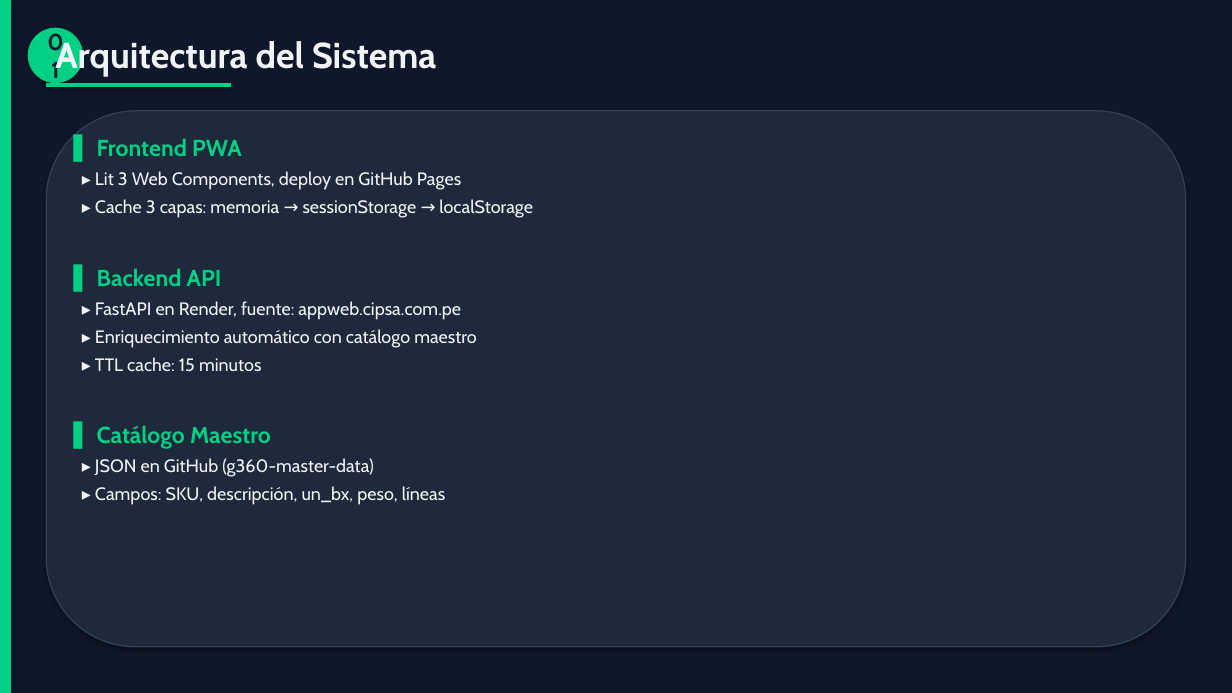
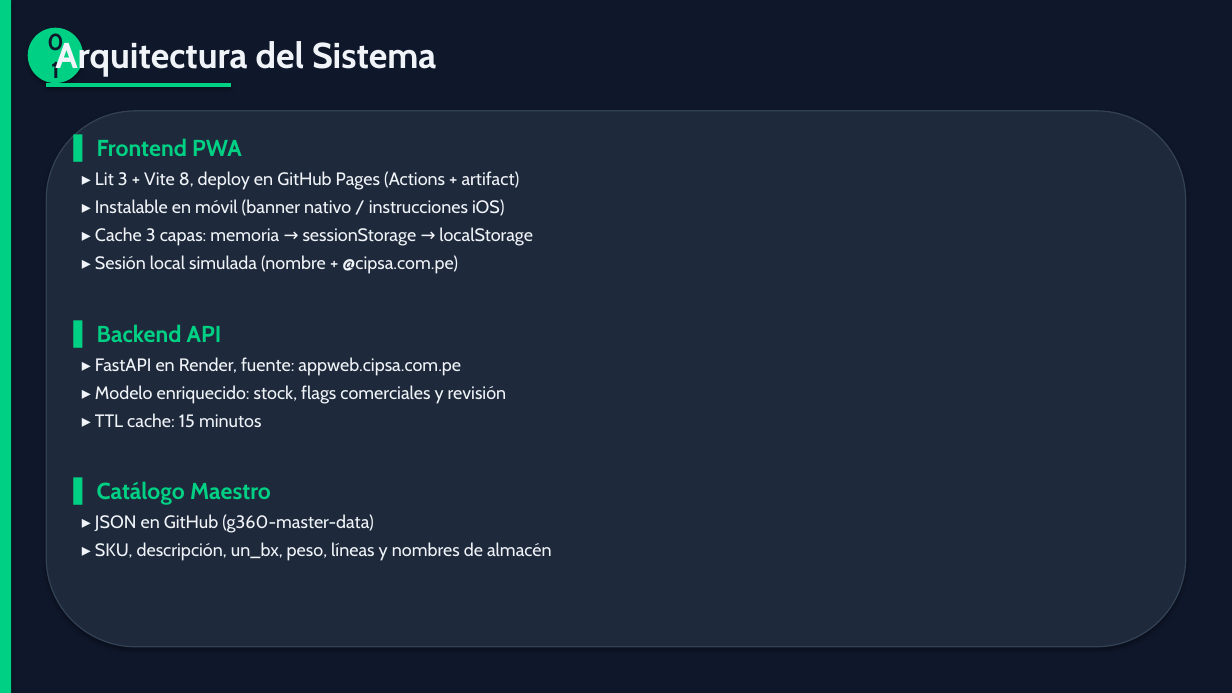
Before and after one commit to carloscus/g360-stock-reporter, a slide deck: slide 2 of scripts/StockPulse_Manual_Tecnico.pptx. Drawn at 1232x693 pixels with LibreOffice and Linux fonts; fonts in the diff are those of the drawing. Boxes give left, top, right and bottom in pixels: in the first picture for what was removed or moved away, otherwise in the second. Text is boxed around its words. In the diff, an @@ line names an element or a change of style, - is before the commit and + after.

Commit message:
docs: actualizar manual tecnico (12 slides) al estado actual
- Estado y Alertas como modulos separados; arbol 3 niveles y worklist
- Busqueda avanzada multi-select y compartir SKU/VES con respaldo
- Jerarquia completa VES/129/40/121/92/122 y perfiles XLSX
- Acceso local simulado y CI/CD con tests (Node 22, Actions + artifact)

```diff
--- a/scripts/StockPulse_Manual_Tecnico.pptx
+++ b/scripts/StockPulse_Manual_Tecnico.pptx
@@ text at (x1=95, y1=171, x2=520, y2=216): text changed @@
-▸ Lit 3 Web Components, deploy en GitHub Pages
+▸ Lit 3 + Vite 8, deploy en GitHub Pages (Actions + artifact)
+▸ Instalable en móvil (banner nativo / instrucciones iOS)
@@ text at (x1=95, y1=255, x2=458, y2=274): paragraph added @@
+▸ Sesión local simulada (nombre + @cipsa.com.pe)
@@ text at (x1=95, y1=385, x2=507, y2=404): text changed @@
-▸ Enriquecimiento automático con catálogo maestro
+▸ Modelo enriquecido: stock, flags comerciales y revisión
@@ text at (x1=95, y1=542, x2=552, y2=561): text changed @@
-▸ Campos: SKU, descripción, un_bx, peso, líneas
+▸ SKU, descripción, un_bx, peso, líneas y nombres de almacén
```
Also in this commit, not shown: 3 other slides changed, 4 slides added, 2 slides removed, 1 other file.
